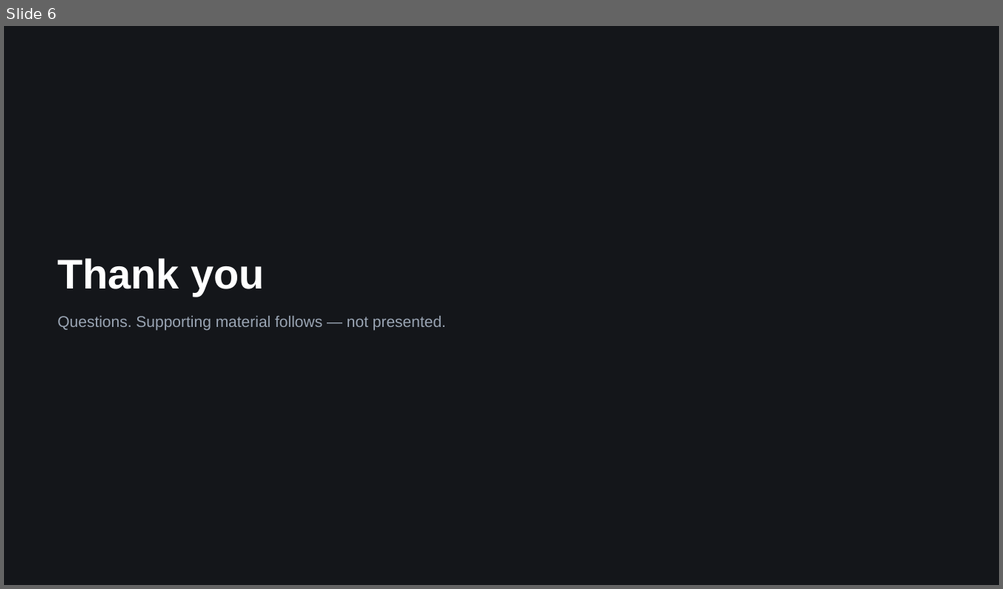
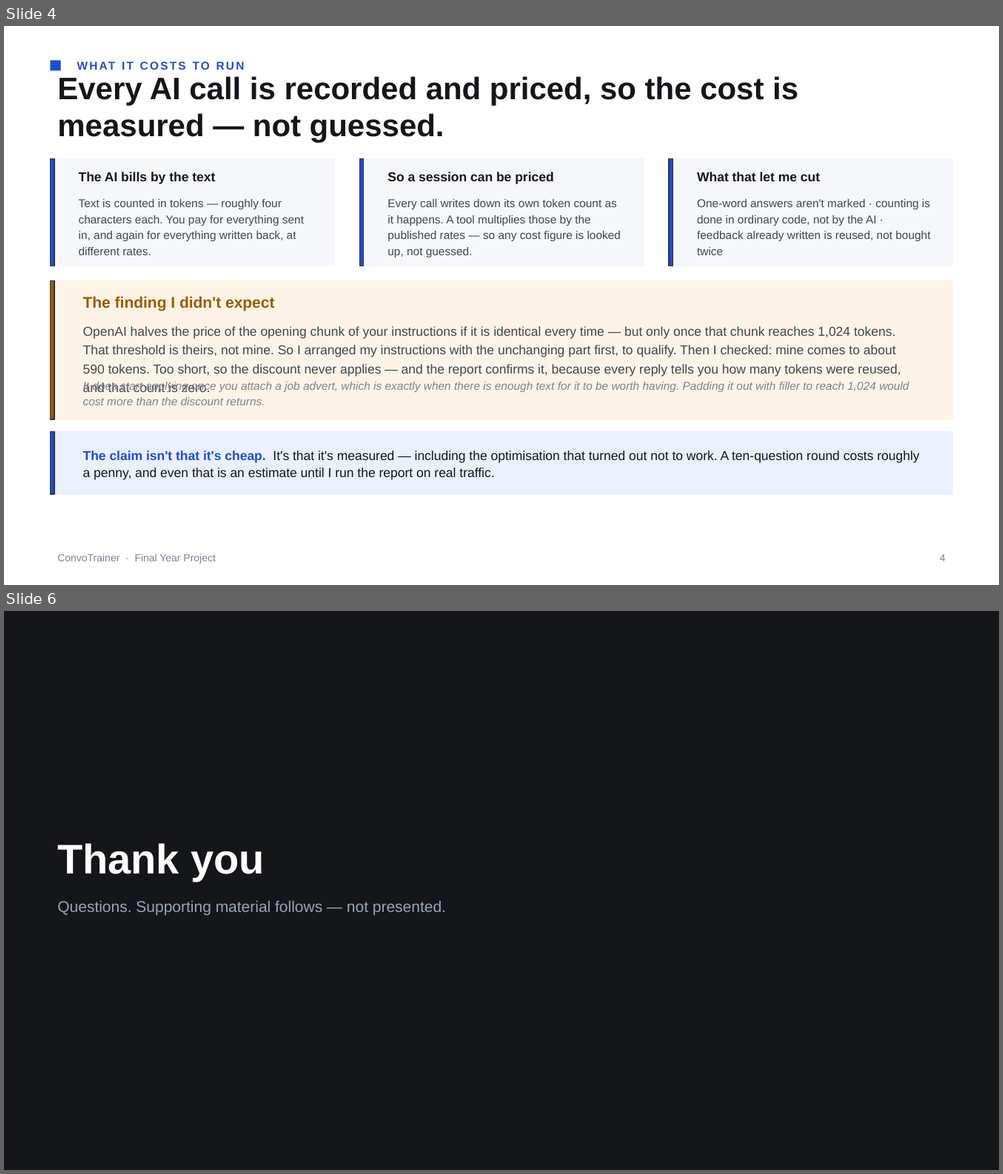
Before and after one commit to DylanTYX/social-interaction-app, a slide deck: docs/presentation/FYP-demo.pptx. Shown one above the other, each under a label of ours: slide 6 before the commit, slides 4 and 6 after it; the slides between them are not shown. The pictures are 1003x589 and 1003x1174 pixels, drawn with LibreOffice and Linux fonts; fonts in the diff are those of the drawing. Boxes give left, top, right and bottom in pixels: in the first picture for what was removed or moved away, otherwise in the second. Text is boxed around its words. In the diff, an @@ line names an element or a change of style, - is before the commit and + after.

```diff
--- a/docs/presentation/FYP-demo.pptx
+++ b/docs/presentation/FYP-demo.pptx
@@ slide 4 added at [4, 26, 999, 585], background #FFFFFF @@
@@ rectangle added at [51, 60, 61, 70], fill #1D4ED8 @@
@@ text added at [70, 56, 952, 76], 11 pt, text #1D4ED8, bold @@
+WHAT IT COSTS TO RUN
@@ text added at [57, 76, 798, 143], 30 pt, text #14161A, bold @@
+Every AI call is recorded and priced, so the cost is measured — not guessed.
@@ rectangle added at [51, 158, 334, 266], fill #F5F7FA, outline #F5F7FA 1 pt @@
@@ rectangle added at [51, 158, 55, 266], fill #1D4ED8, outline #333333 1 pt @@
@@ rectangle added at [359, 158, 643, 266], fill #F5F7FA, outline #F5F7FA 1 pt @@
@@ rectangle added at [359, 158, 364, 266], fill #1D4ED8, outline #333333 1 pt @@
@@ rectangle added at [669, 158, 952, 266], fill #F5F7FA, outline #F5F7FA 1 pt @@
@@ rectangle added at [669, 158, 673, 266], fill #1D4ED8, outline #333333 1 pt @@
@@ text added at [79, 172, 215, 184], 12.5 pt, text #14161A, bold @@
+The AI bills by the text
@@ text added at [387, 172, 553, 184], 12.5 pt, text #14161A, bold @@
+So a session can be priced
@@ text added at [697, 172, 819, 181], 12.5 pt, text #14161A, bold @@
+What that let me cut
@@ text added at [79, 199, 304, 255], 11 pt, text #3F4750 @@
+Text is counted in tokens — roughly four characters each. You pay for everything sent in, and again for everything written back, at different rates.
@@ text added at [387, 199, 620, 258], 11 pt, text #3F4750 @@
+Every call writes down its own token count as it happens. A tool multiplies those by the published rates — so any cost figure is looked up, not guessed.
@@ text added at [697, 199, 930, 255], 11 pt, text #3F4750 @@
+One-word answers aren't marked · counting is done in ordinary code, not by the AI · feedback already written is reused, not bought twice
@@ rectangle added at [51, 281, 952, 420], fill #FDF4E7, outline #FDF4E7 1 pt @@
@@ rectangle added at [51, 281, 55, 420], fill #9A5B08, outline #333333 1 pt @@
@@ text added at [83, 296, 274, 311], 15 pt, text #9A5B08, bold @@
+The finding I didn't expect
@@ text added at [83, 326, 900, 377], 12.5 pt, text #3F4750 @@
+OpenAI halves the price of the opening chunk of your instructions if it is identical every time — but only once that chunk reaches 1,024 tokens. That threshold is theirs, not mine. So I arranged my instructions with the unchanging part first, to qualify. Then I checked: mine comes to about 590 tokens. Too short, so the discount never applies — and the report confirms it, because every reply tells you how many tokens were reused, and that count is zero.
@@ text added at [83, 381, 908, 406], 11 pt, text #7A8593, italic @@
+It does start applying once you attach a job advert, which is exactly when there is enough text for it to be worth having. Padding it out with filler to reach 1,024 would cost more than the discount returns.
@@ rectangle added at [51, 432, 952, 494], fill #EAF0FE, outline #EAF0FE 1 pt @@
@@ rectangle added at [51, 432, 55, 494], fill #1D4ED8, outline #333333 1 pt @@
@@ text added at [83, 451, 919, 480], 12.5 pt, text #14161A @@
+The claim isn't that it's cheap. It's that it's measured — including the optimisation that turned out not to work. A ten-question round costs roughly a penny, and even that is an estimate until I run the report on real traffic.
@@ text added at [57, 554, 215, 564], 10 pt, text #7A8593 @@
+ConvoTrainer · Final Year Project
@@ text added at [939, 554, 945, 562], 10 pt, text #7A8593 @@
+4
```
Also in this commit, not shown: 3 slides changed, 4 other slides added, 5 slides removed, 10 other files.
